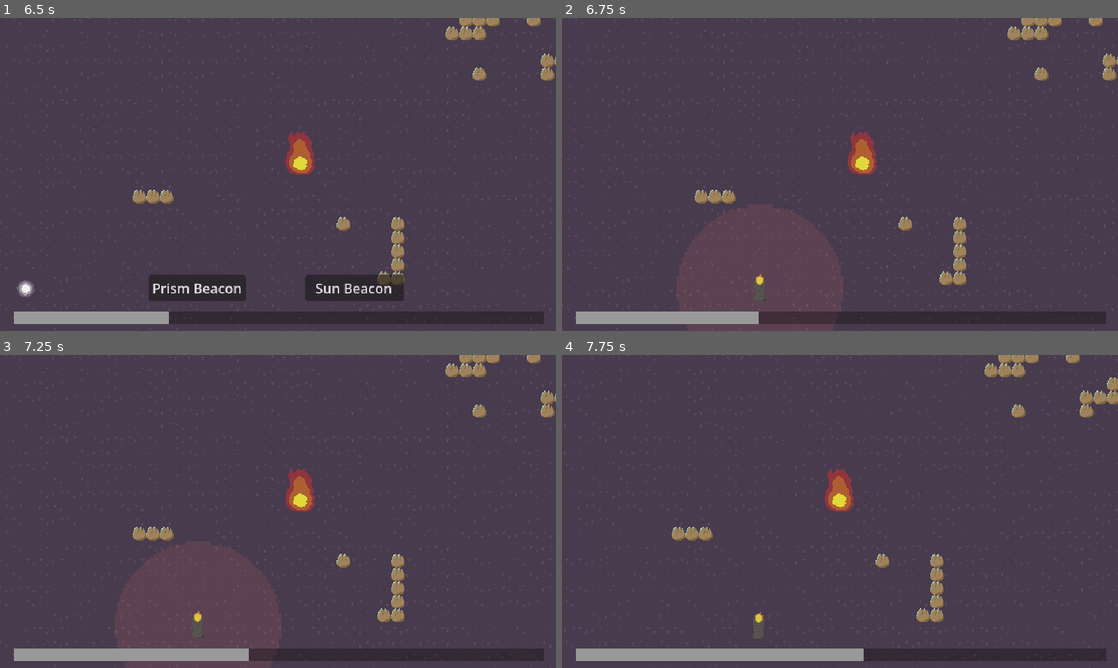
Above: before the commit, frames 1-4 (two rows, left to right).
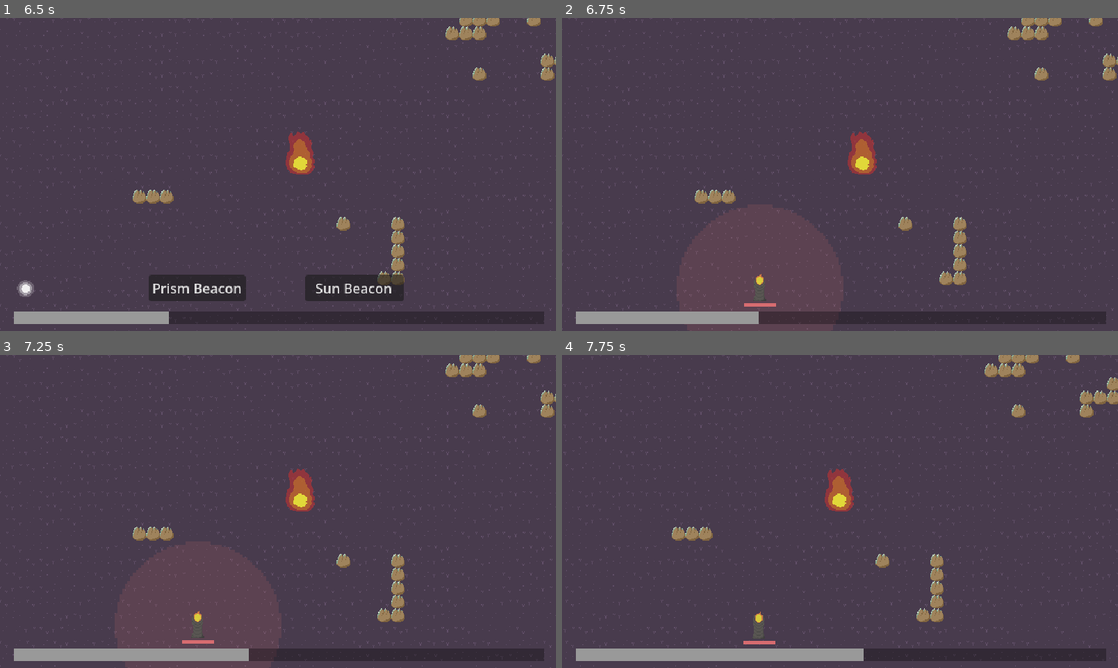
Above: after the commit, the same moments.

Repository: sushitoad/tower-defense-prototype
Game: Godot game, scene res://scenes/test_scene.tscn
The game is run twice, just before and just after one commit, with the same random seed, the same clock (stepped at 60 frames per second) and the same inputs.
Inputs (mouse positions are in pixels of both pictures, inside the frame that each line leads up to):
- Up to frame 1 (6.5 s): move the mouse to (400, 158) at 0.52 s; tap S (CameraDown) at 0.6, 4.35 s; move the mouse to (166, 190) at 1.27 s; tap A (CameraLeft) at 1.35, 5.1 s; move the mouse to (333, 105) at 2.02 s; tap D (CameraRight) at 2.1 s; move the mouse to (250, 237) at 2.77 s; tap W (CameraUp) at 2.85 s; move the mouse to (444, 221) at 3.52 s; click (444, 221) at 3.6 s; move the mouse to (111, 127) at 4.27 s; move the mouse to (305, 174) at 5.02 s; click "summon a new beacon" at 5.75 s
- Up to frame 2 (6.75 s): click "Prism Beacon" at 6.5 s
- Up to frame 3 (7.25 s): no input
- Up to frame 4 (7.75 s): move the mouse to (756, 624) at 7.27 s; tap D (CameraRight) at 7.35 s

Frame 1 is identical in both runs. In frame 2, less than 0.1% of the frame differs, in the area x 32-39%, y 91-93%; in frame 3, less than 0.1%; in frame 4, less than 0.1%.

Commit message:
prism beacon health bar
also fixed some targeting issues

Diff:
--- a/scenes/prism_beacon.tscn
+++ b/scenes/prism_beacon.tscn
@@ -71,6 +71,12 @@
 &"take_damage": SubResource("Animation_oeg75")
 }
 
+[sub_resource type="StyleBoxFlat" id="StyleBoxFlat_jtiyq"]
+bg_color = Color(0.2231029, 0.2231029, 0.22310284, 0.87058824)
+
+[sub_resource type="StyleBoxFlat" id="StyleBoxFlat_oeg75"]
+bg_color = Color(0.84313726, 0.42352942, 0.4392157, 1)
+
 [node name="PrismBeacon" type="AnimatableBody2D" unique_id=484080291 groups=["beacon"]]
 script = ExtResource("1_jtiyq")
 beaconType = 4
@@ -125,7 +131,7 @@
 collision_layer = 16
 collision_mask = 16
 script = ExtResource("6_jtiyq")
-displayNode = NodePath("../Area2D/RangeShape2D/RangeSprite2D")
+displayNode = [NodePath("../Area2D/RangeShape2D/RangeSprite2D")]
 
 [node name="MouseOverShape2D" type="CollisionShape2D" parent="MouseOverArea2D" unique_id=813989574]
 position = Vector2(0, 1)
@@ -135,13 +141,15 @@
 libraries/ = SubResource("AnimationLibrary_7fwdv")
 
 [node name="HealthBar" type="ProgressBar" parent="." unique_id=951543564]
-modulate = Color(0.84313726, 0.42352942, 0.4392157, 1)
 offset_left = -19.0
-offset_top = 17.0
+offset_top = 18.0
 offset_right = 19.0
-offset_bottom = 21.0
-theme_override_colors/font_color = Color(0.8419832, 0.42380303, 0.43808317, 1)
-value = 80.0
+offset_bottom = 22.0
+theme_override_colors/font_color = Color(0.95, 0.95, 0.95, 1)
+theme_override_styles/background = SubResource("StyleBoxFlat_jtiyq")
+theme_override_styles/fill = SubResource("StyleBoxFlat_oeg75")
+value = 66.0
+rounded = true
 show_percentage = false
 
 [connection signal="body_entered" from="Area2D" to="Area2D" method="_on_body_entered"]
--- a/scripts/mouse_over_display.gd
+++ b/scripts/mouse_over_display.gd
@@ -1,10 +1,12 @@
 extends Area2D
 
 #reference to the node that it will show/hide
-@export var displayNode: CanvasItem
+@export var displayNode: Array[CanvasItem]
 
 func _on_mouse_entered() -> void:
-	displayNode.visible = true
+	for node in displayNode:
+		node.visible = true
 
 func _on_mouse_exited() -> void:
-	displayNode.visible = false
+	for node in displayNode:
+		node.visible = false
--- a/scripts/new_beacon.gd
+++ b/scripts/new_beacon.gd
@@ -15,6 +15,7 @@
 var isBeingPlaced: bool = false
 var tooCloseToOthers: bool = false
 var baseColor: Color
+@onready var animPlayer: AnimationPlayer = $AnimationPlayer
 
 var nearbyBeacons: Array[AnimatableBody2D]
 
@@ -26,10 +27,10 @@
 	nearbyBeaconShape.radius = nearbyBeaconRadius
 	baseColor = $Sprite2D.modulate
 	$HealthBar.max_value = maxHealth
-	$HealthBar.value = maxHealth
-	$HealthBar.visible = false
+	currentHealth = maxHealth
+	$HealthBar.value = currentHealth
 
-func _process(delta: float) -> void:
+func _process(_delta: float) -> void:
 	if isBeingPlaced:
 		#this assumes that nearbyRadius is bigger than distanceNeededToPlace
 		#i think I'm ok with that but I wanna remember
@@ -49,7 +50,6 @@
 func OnPlaced():
 	#print(self.name + " was just placed :)")
 	currentHealth = maxHealth
-	$HealthBar.visible = true
 	isBeingPlaced = false
 
 func TakeDamage(damage: int):
@@ -63,9 +63,8 @@
 			get_node("%LevelManager").GameEnd(false)
 		call_deferred("queue_free")
 	else:
-		pass
-		#animPlayer.stop()
-		#animPlayer.play("take_damage")
+		animPlayer.stop()
+		animPlayer.play("take_damage")
 
 func _on_nearby_beacon_area_2d_body_entered(body: Node2D) -> void:
 	#so basically, this is only working when the sun beacon is the moving body
--- a/scripts/prism_beacon.gd
+++ b/scripts/prism_beacon.gd
@@ -30,6 +30,7 @@
 
 func _process(delta: float) -> void:
 	if !beacon.isBeingPlaced:
+		#print(enemiesInRange)
 		if currentTarget == null:
 			$AttackTimer.stop()
 			if !enemiesInRange.is_empty():
@@ -38,11 +39,12 @@
 						if position.distance_to(enemy.position) < position.distance_to(closestEnemy.position):
 							closestEnemy = enemy
 				currentTarget = closestEnemy
-				currentTarget.on_death.connect(ForgetThisEnemy.bind(currentTarget))
+				#currentTarget.on_death.connect(ForgetThisEnemy.bind(currentTarget))
 				#print(currentTarget)
 		elif currentTarget != null:
 			if $AttackTimer.is_stopped():
 				$AttackTimer.start(attackSpeed)
+
 	else:
 		if !$AttackTimer.is_stopped():
 			$AttackTimer.stop()
@@ -75,6 +77,7 @@
 	newBullet.damage = attackDamage * damageModifier
 
 func ForgetThisEnemy(enemy: Node2D):
+	print(enemy)
 	enemiesInRange.remove_at(enemiesInRange.find(enemy))
 
 func SearchForNearestBuddy():
